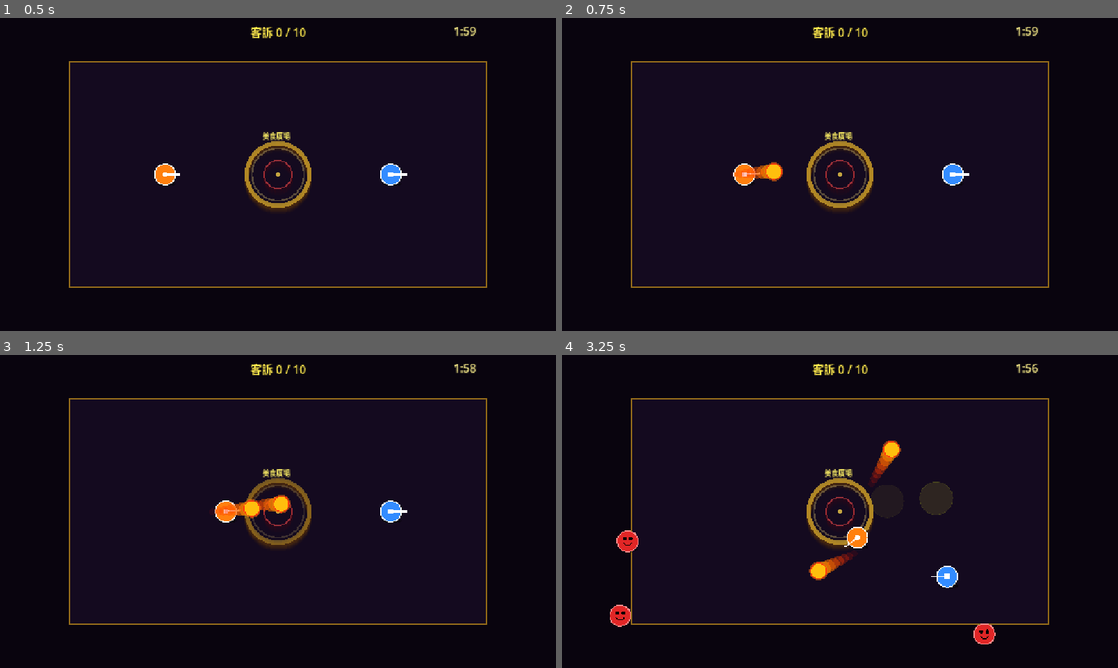
Above: before the commit, frames 1-4 (two rows, left to right).
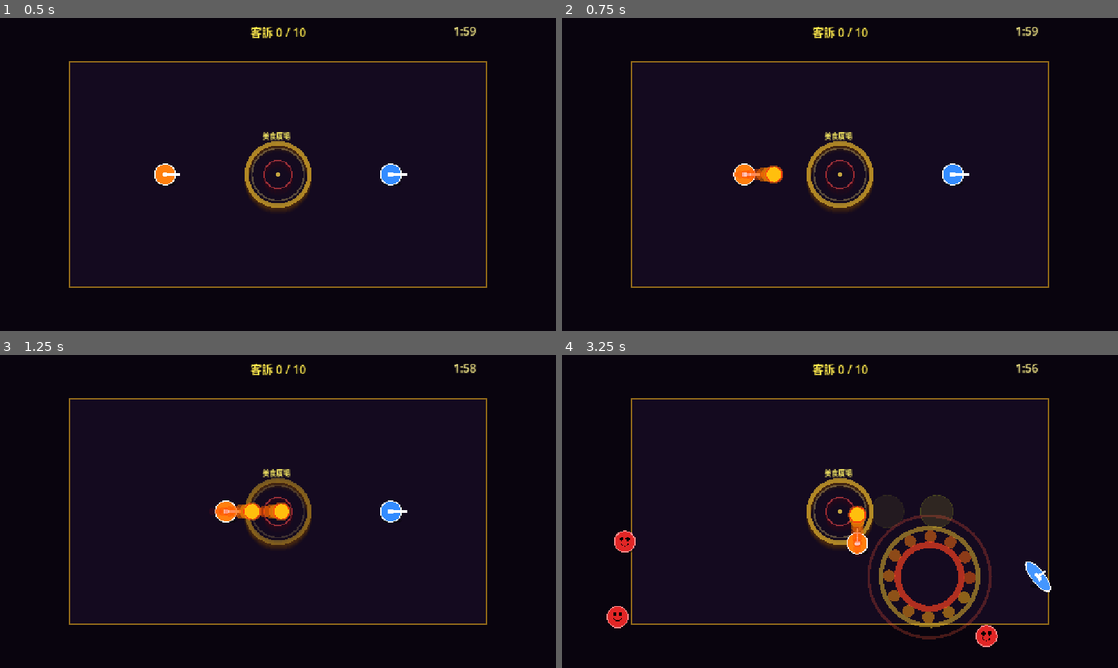
Above: after the commit, the same moments.

Repository: WatsonChen/chaotic-night-market-v2
Game: Godot game, scene res://scenes/main.tscn
Same seed, same stepped clock (60 frames per second), same inputs: the game is played once before the commit and once after it.
Inputs (mouse positions are in pixels of both pictures, inside the frame that each line leads up to):
- Up to frame 1 (0.5 s): no input
- Up to frame 2 (0.75 s): tap Enter at 0.5 s; move the mouse to (962, 158) at 0.52 s; press the mouse at (962, 158) at 0.53 s; hold D (p1_right) from 0.53 s (still down)
- Up to frame 3 (1.25 s): keep holding D (p1_right)
- Up to frame 4 (3.25 s): move the mouse to (728, 527) at 1.27 s; release D (p1_right) at 1.28 s; release the mouse at (728, 527) at 1.28 s; hold S (p1_down) 1.28-2.03 s; click (728, 527) at 1.35 s; move the mouse to (895, 442) at 2.02 s; hold D (p1_right) 2.03-2.78 s; hold K (p2_down) 2.03-2.78 s; click (895, 442) at 2.3 s; move the mouse to (812, 574) at 2.77 s; hold W (p1_up) from 2.78 s (still down); tap J (p2_left) at 2.85 s; click (812, 574) at 3.05 s

Frame 1 is identical in both runs. In frame 2, 0.2% of the frame differs, in the area x 32-40%, y 46-53%; in frame 3, 0.5%; in frame 4, 5.3%, in the area x 8-88%, y 27-94%.

Commit message:
修改：攻擊方向改為朝移動方向，移除滑鼠瞄準

Diff:
--- a/scripts/player.gd
+++ b/scripts/player.gd
@@ -6,11 +6,11 @@
 # ── 角色設定（_ready 中依 player_index 初始化）──────
 #
 # P1 橘色「熱狗攤」
-#   移動：WASD  |  瞄準：滑鼠  |  射擊：左鍵
+#   移動：WASD  |  攻擊方向：最後移動方向  |  射擊：左鍵
 #   風格：單發大顆、強擊退、較慢節奏。一發出事。
 #
 # P2 藍色「珍奶攤」
-#   移動：IJKL  |  瞄準：移動方向  |  射擊：Space
+#   移動：IJKL  |  攻擊方向：最後移動方向  |  射擊：Space
 #   風格：快速 burst 連射（每次 3 發）、小顆弱推、刷畫面。
 #
 # ── 未來多機分離說明 ────────────────────────────────
@@ -171,8 +171,7 @@
 	# ── 一般射擊觸發 ──────────────────────────────
 	if player_index == 1:
 		if Input.is_action_pressed("p1_shoot") and _shoot_cd <= 0.0:
-			var aim = (get_global_mouse_position() - global_position).normalized()
-			_fire_projectile(aim)
+			_fire_projectile(_facing)
 			_shoot_cd = shoot_cooldown
 
 	else:
@@ -201,18 +200,14 @@
 			if Input.is_action_pressed("p1_down"):  dir.y += 1.0
 			if Input.is_action_pressed("p1_left"):  dir.x -= 1.0
 			if Input.is_action_pressed("p1_right"): dir.x += 1.0
-			var to_mouse = get_global_mouse_position() - global_position
-			if to_mouse.length_squared() > 1.0:
-				_facing = to_mouse.normalized()
 		else:
 			if Input.is_action_pressed("p2_up"):    dir.y -= 1.0
 			if Input.is_action_pressed("p2_down"):  dir.y += 1.0
 			if Input.is_action_pressed("p2_left"):  dir.x -= 1.0
 			if Input.is_action_pressed("p2_right"): dir.x += 1.0
-			if dir != Vector2.ZERO:
-				_facing = dir.normalized()
 
 		if dir != Vector2.ZERO:
+			_facing = dir.normalized()
 			dir = dir.normalized()
 
 	_knockback = _knockback.lerp(Vector2.ZERO, KNOCKBACK_DECAY * delta)
